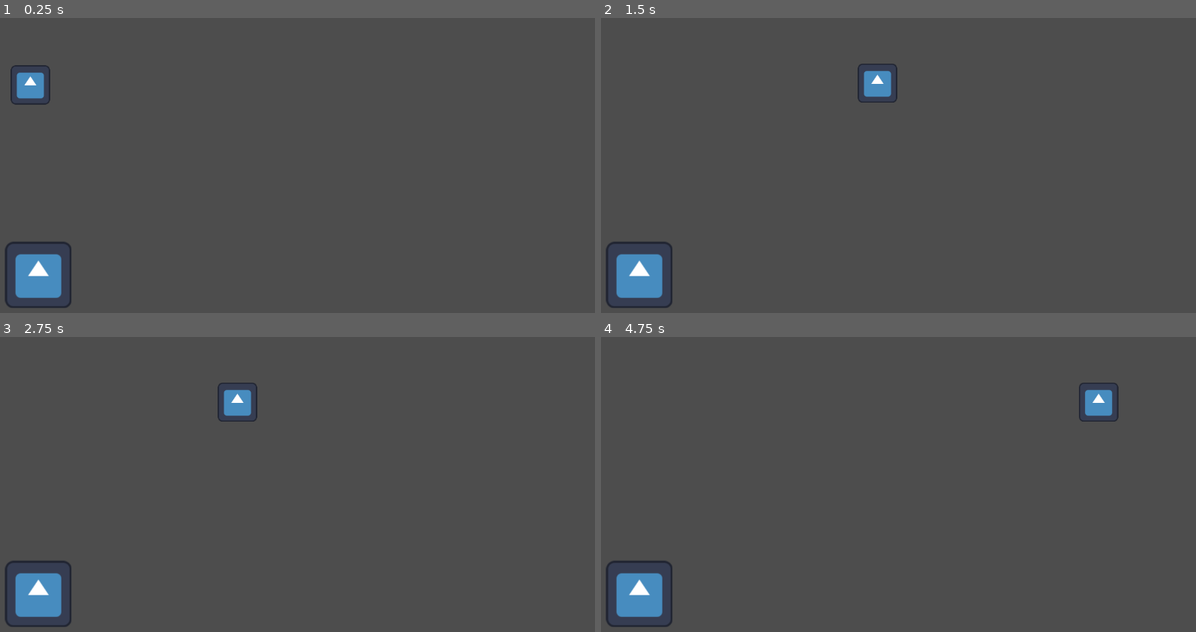
Above: before the commit, frames 1-4 (two rows, left to right).
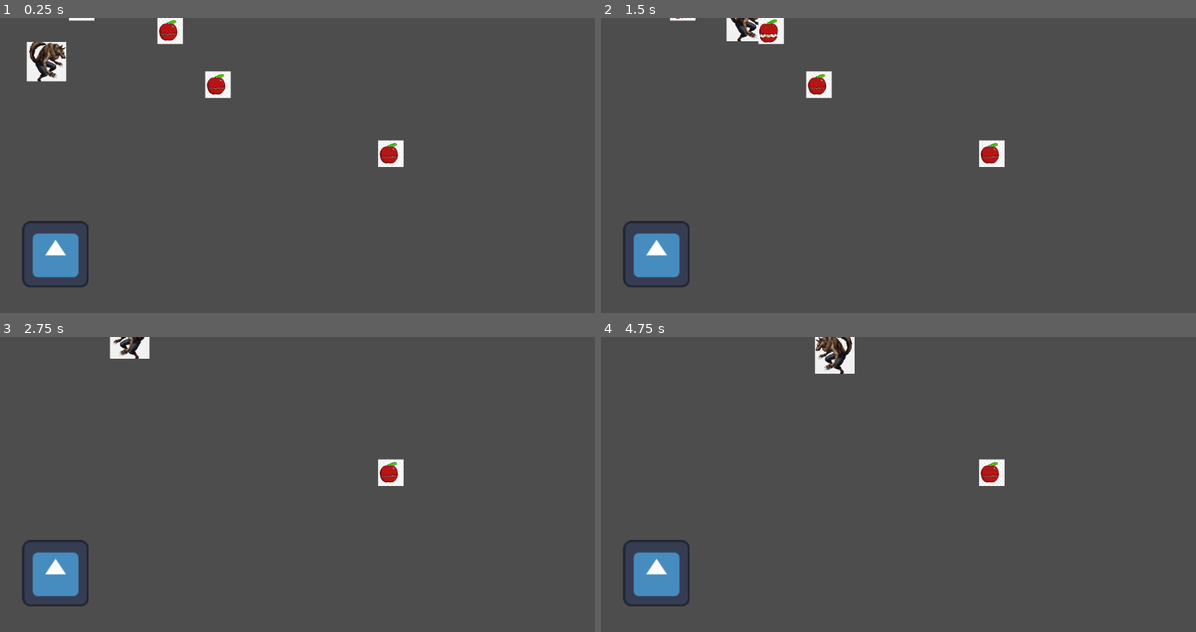
Above: after the commit, the same moments.

Repository: kjulieth18/WGJ2024
Game: Godot game, scene res://scenes/world.tscn
The game is run twice, just before and just after one commit, with the same random seed, the same clock (stepped at 60 frames per second) and the same inputs. The engine's default icon, where the game draws it, is replaced by a stand-in: a white triangle on a blue panel in a dark square.
Inputs:
- Up to frame 1 (0.25 s): no input
- Up to frame 2 (1.5 s): hold Right (move_right) from 0.53 s (still down); tap W (move_up) at 0.6, 0.77, 1.07, 1.35 s
- Up to frame 3 (2.75 s): tap W (move_up) at 1.52, 1.82, 2.1 s; release Right (move_right) at 2.03 s; hold Left (move_left) from 2.03 s (still down)
- Up to frame 4 (4.75 s): release Left (move_left) at 2.78 s; hold Right (move_right) 2.78-4.28 s; tap W (move_up) at 2.85, 3.02, 3.32, 3.6, 3.77, 4.07, 4.35, 4.52 s; hold Left (move_left) from 4.28 s (still down)

The runs differ from the first frame. In frame 1, 4.6% of the frame differs, in the area x 0-68%, y 0-99%; in frame 2, 4.3%; in frame 3, 3.6%; in frame 4, 3.9%.

Commit message:
signals, animation
se añadieron los signals de coleccionables, movimiento de puentes, rigid object empujable( ball)

Diff:
--- a/project.godot
+++ b/project.godot
@@ -37,6 +37,7 @@
 move_up={
 "deadzone": 0.5,
 "events": [Object(InputEventKey,"resource_local_to_scene":false,"resource_name":"","device":-1,"window_id":0,"alt_pressed":false,"shift_pressed":false,"ctrl_pressed":false,"meta_pressed":false,"pressed":false,"keycode":0,"physical_keycode":87,"key_label":0,"unicode":119,"echo":false,"script":null)
+, Object(InputEventKey,"resource_local_to_scene":false,"resource_name":"","device":-1,"window_id":0,"alt_pressed":false,"shift_pressed":false,"ctrl_pressed":false,"meta_pressed":false,"pressed":false,"keycode":0,"physical_keycode":4194320,"key_label":0,"unicode":0,"echo":false,"script":null)
 ]
 }
 attack={
--- /dev/null
+++ b/scenes/Area2Dcheckpoint.gd
@@ -0,0 +1 @@
+extends Area2D
--- /dev/null
+++ b/scenes/ball_push.tscn
@@ -0,0 +1,12 @@
+[gd_scene load_steps=2 format=3 uid="uid://hy1bo4uejb6w"]
+
+[sub_resource type="CircleShape2D" id="CircleShape2D_lo636"]
+radius = 13.0
+
+[node name="ball_push" type="RigidBody2D"]
+position = Vector2(295, 236)
+collision_layer = 2
+metadata/_edit_group_ = true
+
+[node name="CollisionShape2D" type="CollisionShape2D" parent="."]
+shape = SubResource("CircleShape2D_lo636")
--- /dev/null
+++ b/scenes/character.tscn
@@ -0,0 +1,26 @@
+[gd_scene load_steps=5 format=3 uid="uid://dm1ixg5dbosxb"]
+
+[ext_resource type="Script" path="res://scenes/maincharacter.gd" id="1_8xfbx"]
+[ext_resource type="Texture2D" uid="uid://dfgr071a8d18" path="res://assets/aeiou.PNG" id="2_32m2e"]
+
+[sub_resource type="RectangleShape2D" id="RectangleShape2D_bjsjb"]
+size = Vector2(76.7845, 77)
+
+[sub_resource type="SpriteFrames" id="SpriteFrames_tuh1w"]
+
+[node name="Wolf" type="CharacterBody2D"]
+script = ExtResource("1_8xfbx")
+move_speed = 200
+gravity = 400
+
+[node name="Sprite2D" type="Sprite2D" parent="."]
+position = Vector2(0.999989, -36)
+scale = Vector2(0.408602, 0.447059)
+texture = ExtResource("2_32m2e")
+
+[node name="CollisionShape2D" type="CollisionShape2D" parent="."]
+position = Vector2(0.999985, -36.5)
+shape = SubResource("RectangleShape2D_bjsjb")
+
+[node name="AnimatedSprite2D" type="AnimatedSprite2D" parent="."]
+sprite_frames = SubResource("SpriteFrames_tuh1w")
--- /dev/null
+++ b/scenes/fruit.tscn
@@ -0,0 +1,64 @@
+[gd_scene load_steps=9 format=3 uid="uid://dk0ch1yjw73ec"]
+
+[ext_resource type="Texture2D" uid="uid://c7lfopv7s5ss3" path="res://assets/applemap.PNG" id="1_b0y6n"]
+[ext_resource type="Script" path="res://scenes/fruit_interaction.gd" id="2_1vreb"]
+
+[sub_resource type="CircleShape2D" id="CircleShape2D_q1ymm"]
+radius = 24.1868
+
+[sub_resource type="AtlasTexture" id="AtlasTexture_bk07g"]
+atlas = ExtResource("1_b0y6n")
+region = Rect2(132, 123, 132, 123)
+
+[sub_resource type="AtlasTexture" id="AtlasTexture_q6nhv"]
+atlas = ExtResource("1_b0y6n")
+region = Rect2(132, 0, 132, 123)
+
+[sub_resource type="AtlasTexture" id="AtlasTexture_lxylq"]
+atlas = ExtResource("1_b0y6n")
+region = Rect2(0, 123, 132, 123)
+
+[sub_resource type="AtlasTexture" id="AtlasTexture_gjx5q"]
+atlas = ExtResource("1_b0y6n")
+region = Rect2(0, 0, 132, 123)
+
+[sub_resource type="SpriteFrames" id="SpriteFrames_a6618"]
+animations = [{
+"frames": [{
+"duration": 1.0,
+"texture": SubResource("AtlasTexture_bk07g")
+}, {
+"duration": 1.0,
+"texture": SubResource("AtlasTexture_q6nhv")
+}, {
+"duration": 1.0,
+"texture": SubResource("AtlasTexture_lxylq")
+}],
+"loop": false,
+"name": &"fruit_collected",
+"speed": 5.0
+}, {
+"frames": [{
+"duration": 1.0,
+"texture": SubResource("AtlasTexture_gjx5q")
+}],
+"loop": true,
+"name": &"fruit_idle",
+"speed": 5.0
+}]
+
+[node name="Area2Dfruit" type="Area2D"]
+script = ExtResource("2_1vreb")
+metadata/_edit_group_ = true
+
+[node name="CollisionShape2D" type="CollisionShape2D" parent="."]
+shape = SubResource("CircleShape2D_q1ymm")
+
+[node name="AnimatedSprite2D" type="AnimatedSprite2D" parent="."]
+position = Vector2(1.5, 0.5)
+scale = Vector2(0.371212, 0.414634)
+sprite_frames = SubResource("SpriteFrames_a6618")
+animation = &"fruit_collected"
+autoplay = "fruit_idle"
+
+[connection signal="body_entered" from="." to="." method="_on_body_entered"]
--- /dev/null
+++ b/scenes/fruit_interaction.gd
@@ -0,0 +1,14 @@
+extends Area2D
+
+var tomada =false
+
+func _on_body_entered(body):
+	if body.name == "Wolf":
+		if not tomada:
+			tomada=true
+			$AnimatedSprite2D.play("fruit_collected")
+			await $AnimatedSprite2D.animation_finished
+			visible=false
+
+		print(body)
+	pass # Replace with function body.
--- /dev/null
+++ b/scenes/levadizo_left.tscn
@@ -0,0 +1,57 @@
+[gd_scene load_steps=5 format=3 uid="uid://bagniaeqrmvyh"]
+
+[sub_resource type="RectangleShape2D" id="RectangleShape2D_7j8yc"]
+size = Vector2(106, 20)
+
+[sub_resource type="Animation" id="Animation_ylqjh"]
+length = 0.001
+tracks/0/type = "value"
+tracks/0/imported = false
+tracks/0/enabled = true
+tracks/0/path = NodePath("levadizo_left:rotation")
+tracks/0/interp = 1
+tracks/0/loop_wrap = true
+tracks/0/keys = {
+"times": PackedFloat32Array(0),
+"transitions": PackedFloat32Array(1),
+"update": 0,
+"values": [0.0]
+}
+
+[sub_resource type="Animation" id="Animation_4xbv0"]
+resource_name = "plataforma"
+length = 4.0
+loop_mode = 1
+tracks/0/type = "value"
+tracks/0/imported = false
+tracks/0/enabled = true
+tracks/0/path = NodePath("levadizo_left:rotation")
+tracks/0/interp = 1
+tracks/0/loop_wrap = true
+tracks/0/keys = {
+"times": PackedFloat32Array(0, 0.5, 1.7, 2),
+"transitions": PackedFloat32Array(1, 1, 1, 1),
+"update": 0,
+"values": [0.0, 1.41895, 1.41895, 0.0]
+}
+
+[sub_resource type="AnimationLibrary" id="AnimationLibrary_jocwa"]
+_data = {
+"RESET": SubResource("Animation_ylqjh"),
+"plataforma": SubResource("Animation_4xbv0")
+}
+
+[node name="levadizo_left" type="StaticBody2D"]
+position = Vector2(374, 320)
+metadata/_edit_group_ = true
+
+[node name="CollisionShape2D" type="CollisionShape2D" parent="."]
+position = Vector2(43, 0)
+shape = SubResource("RectangleShape2D_7j8yc")
+
+[node name="AnimationPlayer" type="AnimationPlayer" parent="."]
+root_node = NodePath("../..")
+libraries = {
+"": SubResource("AnimationLibrary_jocwa")
+}
+autoplay = "plataforma"
--- /dev/null
+++ b/scenes/levadizo_right.tscn
@@ -0,0 +1,56 @@
+[gd_scene load_steps=6 format=3 uid="uid://cyq0s3h7st27n"]
+
+[ext_resource type="Script" path="res://scenes/puente_levadizo.gd" id="1_p65cw"]
+
+[sub_resource type="RectangleShape2D" id="RectangleShape2D_7j8yc"]
+size = Vector2(106, 20)
+
+[sub_resource type="Animation" id="Animation_pio3d"]
+resource_name = "rotarderecha"
+tracks/0/type = "value"
+tracks/0/imported = false
+tracks/0/enabled = true
+tracks/0/path = NodePath(".:rotation")
+tracks/0/interp = 1
+tracks/0/loop_wrap = true
+tracks/0/keys = {
+"times": PackedFloat32Array(0.1, 0.5, 0.9),
+"transitions": PackedFloat32Array(1, 1, 1),
+"update": 0,
+"values": [0.0, -1.39626, 0.0]
+}
+
+[sub_resource type="Animation" id="Animation_7mfi7"]
+length = 0.001
+tracks/0/type = "value"
+tracks/0/imported = false
+tracks/0/enabled = true
+tracks/0/path = NodePath(".:rotation")
+tracks/0/interp = 1
+tracks/0/loop_wrap = true
+tracks/0/keys = {
+"times": PackedFloat32Array(0),
+"transitions": PackedFloat32Array(1),
+"update": 0,
+"values": [0.0]
+}
+
+[sub_resource type="AnimationLibrary" id="AnimationLibrary_c346s"]
+_data = {
+"RESET": SubResource("Animation_7mfi7"),
+"rotarderecha": SubResource("Animation_pio3d")
+}
+
+[node name="levadizo_right" type="StaticBody2D"]
+position = Vector2(578, 319)
+script = ExtResource("1_p65cw")
+
+[node name="CollisionShape2D" type="CollisionShape2D" parent="."]
+position = Vector2(-43, 0)
+shape = SubResource("RectangleShape2D_7j8yc")
+metadata/_edit_group_ = true
+
+[node name="AnimationPlayer" type="AnimationPlayer" parent="."]
+libraries = {
+"": SubResource("AnimationLibrary_c346s")
+}
--- a/scenes/maincharacter.gd
+++ b/scenes/maincharacter.gd
@@ -1,7 +1,8 @@
 extends CharacterBody2D
 #export muestra la variable en el inspector
 @export var move_speed = 40
-
+@export var gravity = 30
+@export var jumpspeed=-300
 #agrega booleano if true if false, si esta mirando a la derecha gira izquierda y viceversa
 var is_facing_right = true
 
@@ -9,13 +10,17 @@
 func _physics_process(delta):
 	var input_axis = Input.get_axis("move_left","move_right")
 	velocity.x = input_axis * move_speed
+	var input_h = Input.is_action_just_pressed("move_up")
+
+	#se mueve en el cuadrante negativo de eje y,por tanto invertir -
+	if is_on_floor():
+		if input_h:
+			velocity.y= jumpspeed
+	velocity.y=velocity.y+(gravity*delta)
 	move_and_slide()
 
 	if input_axis <0:
 		$Sprite2D.flip_h = true
+	if input_axis >0:
+		$Sprite2D.flip_h= false
 #en objetos con fisica colliders usar 1:1 escala
-
-#func _physics_process(delta):
-#var input_axis = Input.get_axis("move_up","move_down")
-#velocity.y = input_axis * move_speed
-#move_and_slide()
--- /dev/null
+++ b/scenes/puente_levadizo.gd
@@ -0,0 +1,2 @@
+extends StaticBody2D
+var animation_bridge = Animation.new()
--- a/scenes/world.tscn
+++ b/scenes/world.tscn
@@ -1,51 +1,81 @@
-[gd_scene load_steps=6 format=3 uid="uid://cl582h237qgx1"]
+[gd_scene load_steps=11 format=3 uid="uid://cl582h237qgx1"]
 
-[ext_resource type="Script" path="res://scenes/maincharacter.gd" id="1_3rjj8"]
+[ext_resource type="PackedScene" uid="uid://dm1ixg5dbosxb" path="res://scenes/character.tscn" id="1_uj273"]
 [ext_resource type="Texture2D" uid="uid://b48j2larm8763" path="res://icon.svg" id="1_xq7h5"]
-
-[sub_resource type="RectangleShape2D" id="RectangleShape2D_bjsjb"]
-size = Vector2(76.7845, 77)
+[ext_resource type="PackedScene" uid="uid://bagniaeqrmvyh" path="res://scenes/levadizo_left.tscn" id="3_3ol0g"]
+[ext_resource type="PackedScene" uid="uid://hy1bo4uejb6w" path="res://scenes/ball_push.tscn" id="3_cqlc2"]
+[ext_resource type="PackedScene" uid="uid://cyq0s3h7st27n" path="res://scenes/levadizo_right.tscn" id="4_jkjbk"]
+[ext_resource type="PackedScene" uid="uid://dk0ch1yjw73ec" path="res://scenes/fruit.tscn" id="5_pw6ed"]
+[ext_resource type="Script" path="res://scenes/Area2Dcheckpoint.gd" id="7_6tpgh"]
 
 [sub_resource type="RectangleShape2D" id="RectangleShape2D_41mr2"]
 size = Vector2(227, 29)
 
-[sub_resource type="CircleShape2D" id="CircleShape2D_lo636"]
-radius = 13.0
+[sub_resource type="RectangleShape2D" id="RectangleShape2D_1i32v"]
+
+[sub_resource type="SpriteFrames" id="SpriteFrames_jg0px"]
+animations = [{
+"frames": [],
+"loop": true,
+"name": &"fruit_collected",
+"speed": 5.0
+}, {
+"frames": [],
+"loop": true,
+"name": &"fruit_idle",
+"speed": 5.0
+}]
 
 [node name="Node2D" type="Node2D"]
+position = Vector2(-104, -159)
 
-[node name="CharacterBody2D" type="CharacterBody2D" parent="."]
-position = Vector2(36.5, 134)
-script = ExtResource("1_3rjj8")
-move_speed = 500
+[node name="Wolf" parent="." instance=ExtResource("1_uj273")]
+position = Vector2(201, 266)
 
-[node name="Sprite2D" type="Sprite2D" parent="CharacterBody2D"]
-position = Vector2(30.5231, -5.05264)
-scale = Vector2(0.59, 0.59)
-texture = ExtResource("1_xq7h5")
+[node name="floor" type="Sprite2D" parent="."]
+position = Vector2(137, 119)
 
-[node name="CollisionShape2D" type="CollisionShape2D" parent="CharacterBody2D"]
-position = Vector2(33.5, -4.5)
-shape = SubResource("RectangleShape2D_bjsjb")
+[node name="StaticBody2D" type="StaticBody2D" parent="floor"]
 
-[node name="Sprite2D2" type="Sprite2D" parent="."]
-
-[node name="StaticBody2D" type="StaticBody2D" parent="Sprite2D2"]
-
-[node name="CollisionShape2D" type="CollisionShape2D" parent="Sprite2D2/StaticBody2D"]
+[node name="CollisionShape2D" type="CollisionShape2D" parent="floor/StaticBody2D"]
 position = Vector2(112, 206)
 shape = SubResource("RectangleShape2D_41mr2")
 
-[node name="Icon" type="Sprite2D" parent="Sprite2D2/StaticBody2D/CollisionShape2D"]
+[node name="Icon" type="Sprite2D" parent="floor/StaticBody2D/CollisionShape2D"]
 position = Vector2(-29.5, 289.5)
 texture = ExtResource("1_xq7h5")
 
 [node name="Sprite2D3" type="Sprite2D" parent="."]
-position = Vector2(142, 160)
+position = Vector2(279, 279)
 scale = Vector2(0.507813, 0.59375)
 
-[node name="RigidBody2D" type="RigidBody2D" parent="."]
-position = Vector2(142, 160)
+[node name="ball_push" parent="." instance=ExtResource("3_cqlc2")]
 
-[node name="CollisionShape2D" type="CollisionShape2D" parent="RigidBody2D"]
-shape = SubResource("CircleShape2D_lo636")
+[node name="levadizo_left" parent="." instance=ExtResource("3_3ol0g")]
+
+[node name="levadizo_right" parent="." instance=ExtResource("4_jkjbk")]
+
+[node name="Area2Dfruit" parent="." instance=ExtResource("5_pw6ed")]
+position = Vector2(438, 183)
+
+[node name="Area2Dcheckpoint" type="Area2D" parent="."]
+position = Vector2(562, 288)
+script = ExtResource("7_6tpgh")
+metadata/_edit_group_ = true
+
+[node name="CollisionShape2D" type="CollisionShape2D" parent="Area2Dcheckpoint"]
+shape = SubResource("RectangleShape2D_1i32v")
+debug_color = Color(0.668383, 0.390813, 0.839407, 0.42)
+
+[node name="AnimatedSprite2D" type="AnimatedSprite2D" parent="Area2Dcheckpoint"]
+sprite_frames = SubResource("SpriteFrames_jg0px")
+animation = &"fruit_idle"
+
+[node name="Area2Dfruit2" parent="." instance=ExtResource("5_pw6ed")]
+position = Vector2(862, 420)
+
+[node name="Area2Dfruit3" parent="." instance=ExtResource("5_pw6ed")]
+position = Vector2(530, 287)
+
+[node name="Area2Dfruit4" parent="." instance=ExtResource("5_pw6ed")]
+position = Vector2(268, 138)
Binary file added: assets/aeiou.PNG
Not shown, added: assets/aeiou.PNG.import
Binary file added: assets/applemap.PNG
Not shown, added: assets/applemap.PNG.import
Binary file added: assets/applemapzero.PNG
Not shown, added: assets/applemapzero.PNG.import
Binary file added: assets/chair-307694_1280.png
Not shown, added: assets/chair-307694_1280.png.import
Not shown, added: assets/frutas-pixeles-activo-sprite-juego-2d-dibujos-animados-manzana-platano-mango-citrico-pina-cereza-8-bits-coleccion-signos-frutas-desarrollo-juegos-conjunto-vectores_102902-6736.avif
